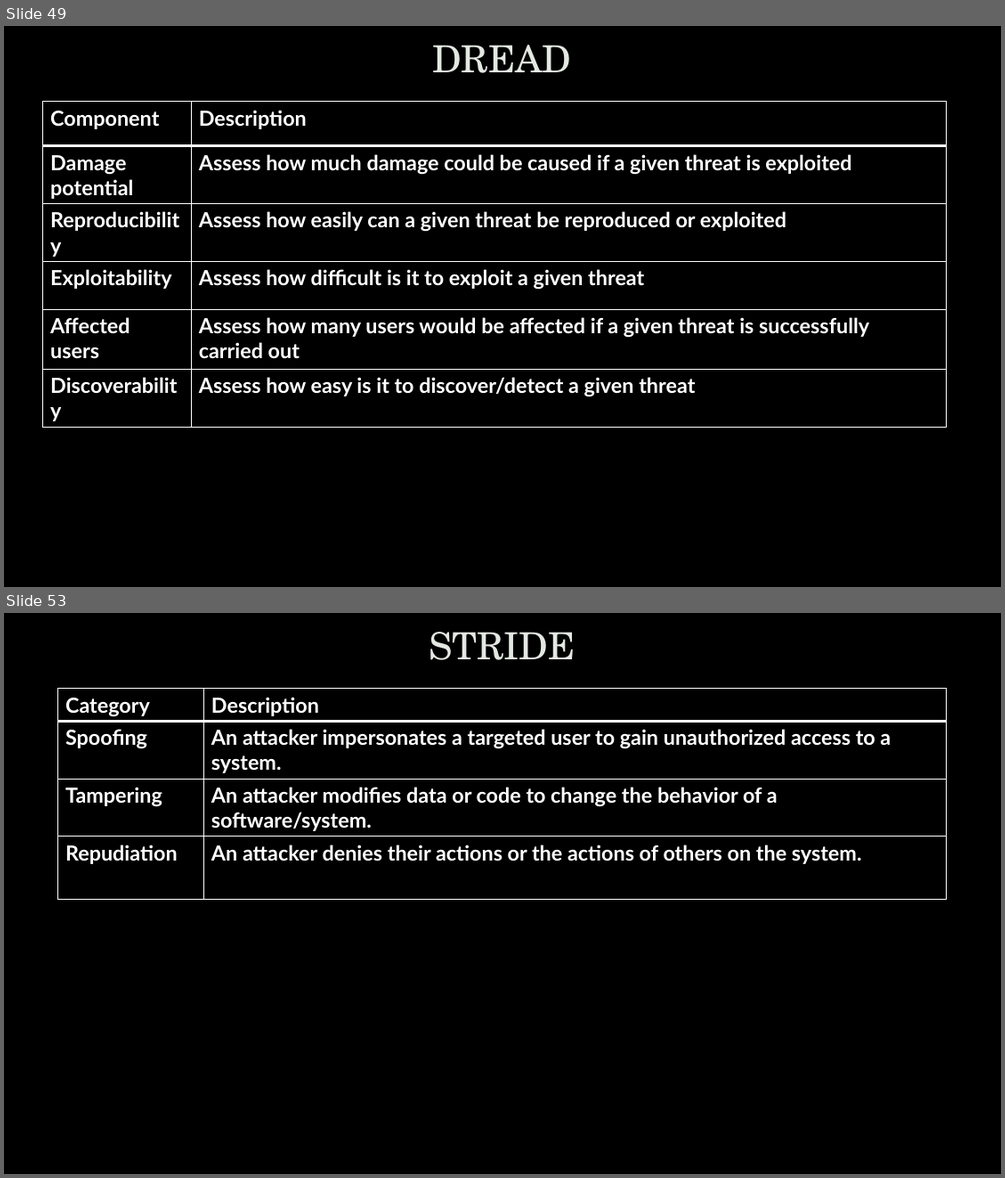
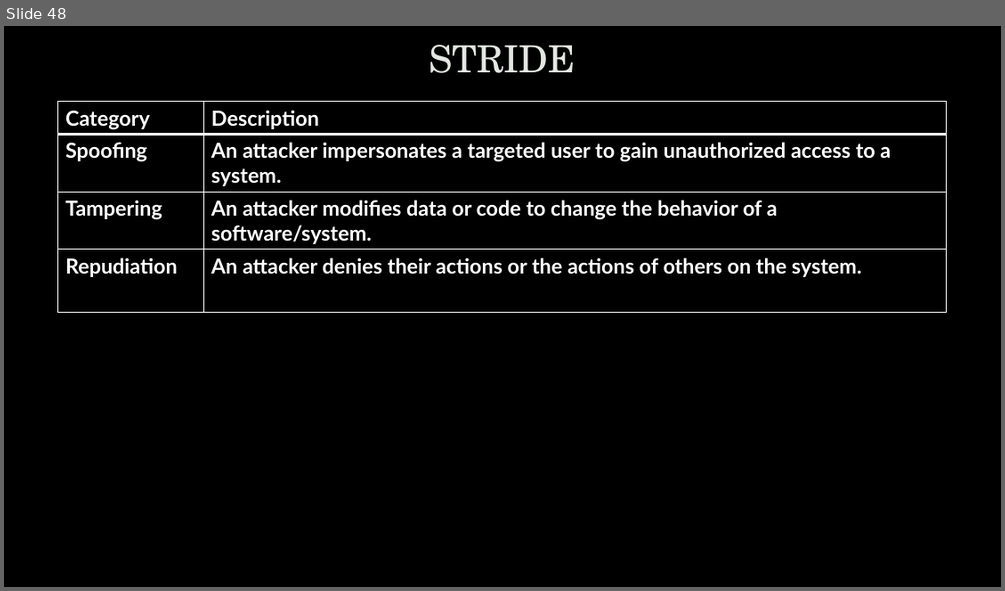
Before and after one commit to uwacyber/cits1003, a slide deck: cits1003-lecture_slides/CITS1003-6 Security Management-exercises.pptx. Shown one above the other, each under a label of ours: slides 49 and 53 before the commit, slide 48 after it; the slides between them are not shown. The pictures are 1005x1178 and 1005x591 pixels, drawn with LibreOffice and Linux fonts; fonts in the diff are those of the drawing; background and template pictures are left out. Boxes give left, top, right and bottom in pixels: in the first picture for what was removed or moved away, otherwise in the second. Text is boxed around its words. In the diff, an @@ line names an element or a change of style, - is before the commit and + after.

```diff
--- a/cits1003-lecture_slides/CITS1003-6 Security Management-exercises.pptx
+++ b/cits1003-lecture_slides/CITS1003-6 Security Management-exercises.pptx
@@ slide 49 removed at [4,26,1001,587], background picture (left out) @@
@@ title removed at [432,45,571,73] @@
-DREAD
@@ table removed at [43,102,946,408], 6 rows, 2 columns @@
-Component | Description
-Damage potential | Assess how much damage could be caused if a given threat is exploited
-Reproducibility | Assess how easily can a given threat be reproduced or exploited
-Exploitability | Assess how difficult is it to exploit a given threat
-Affected users | Assess how many users would be affected if a given threat is successfully carried out
-Discoverability | Assess how easy is it to discover/detect a given threat
@@ what was slide 53 is now slide 48 @@
```
Also in this commit, not shown: 24 slides changed, 5 slides added, 5 other slides removed.
